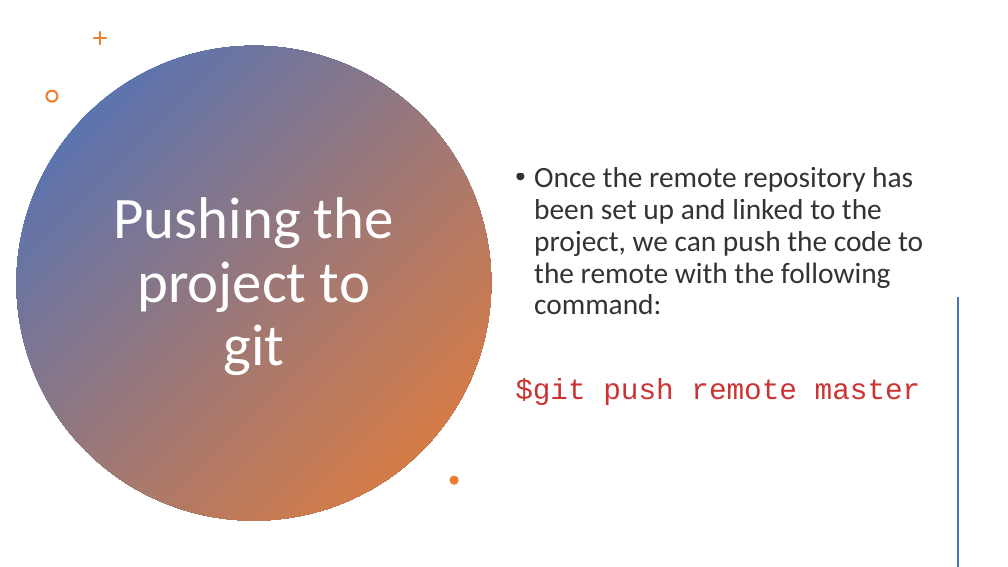
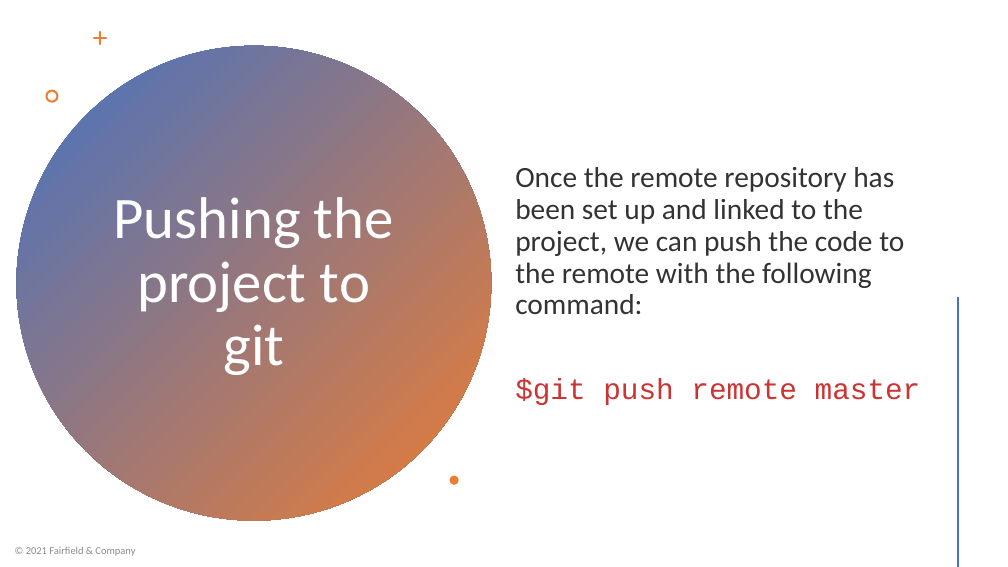
Before and after one commit to BackpackTrainer/gitProject, a slide deck: slide 43 of Git.pptx. Drawn at 1008x567 pixels with LibreOffice and Linux fonts; fonts in the diff are those of the drawing. Boxes give left, top, right and bottom in pixels: in the first picture for what was removed or moved away, otherwise in the second. Text is boxed around its words. In the diff, an @@ line names an element or a change of style, - is before the commit and + after.

```diff
--- a/Git.pptx
+++ b/Git.pptx
@@ text at box(515, 167, 904, 314): bullet • to none @@
@@ text added at box(26, 547, 135, 556), 10 pt, text #8C8C8C @@
+© 2021 Fairfield & Company
```
Also in this commit, not shown: 43 other slides changed.
